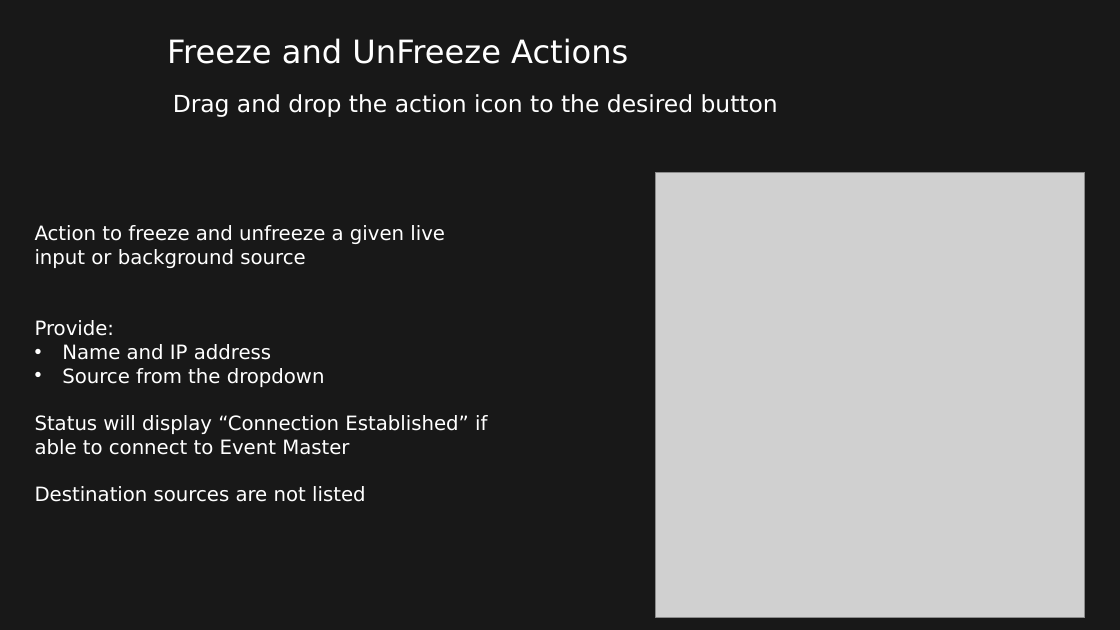
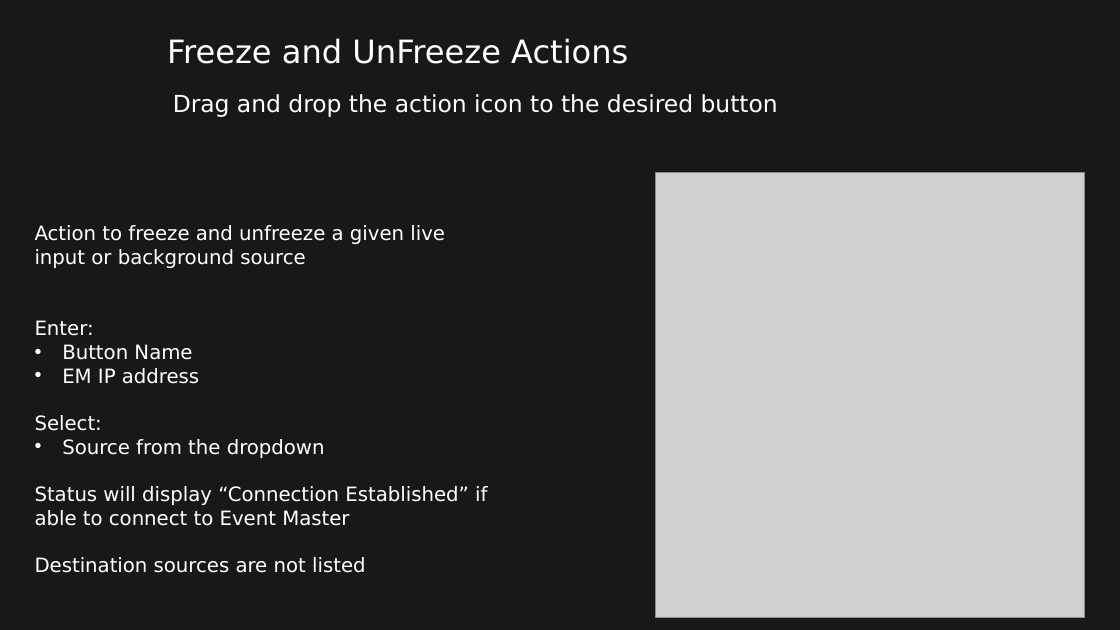
Before and after one commit to robbie78669/streamdeck-eventmaster, a slide deck: slide 11 of Stream Deck for Event Master v3.0.pptx (slide 12 before the commit). Drawn at 1120x630 pixels with LibreOffice and Linux fonts; fonts in the diff are those of the drawing; grey boxes stand for pictures; background and template pictures are left out. Boxes give left, top, right and bottom in pixels: in the first picture for what was removed or moved away, otherwise in the second. Text is boxed around its words. In the diff, an @@ line names an element or a change of style, - is before the commit and + after.

```diff
--- a/Stream Deck for Event Master v3.0.pptx
+++ b/Stream Deck for Event Master v3.0.pptx
@@ text at [35, 320, 199, 431]: text changed @@
-Provide:
-• Name and IP address
+Enter:
+• Button Name
+• EM IP address
+Select:
```
Also in this commit, not shown: 7 other slides changed, 2 slides added, 4 other files.
